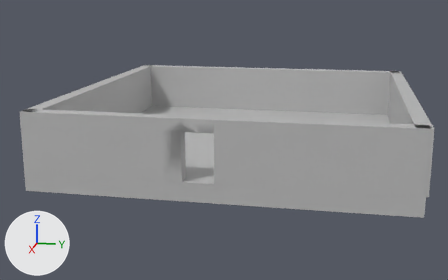
Before and after pictures for a commit that changed the FBX model Mazingo/Mazingo/Assets/Models/Unfinished Models/BigArea DeadEnd.fbx.
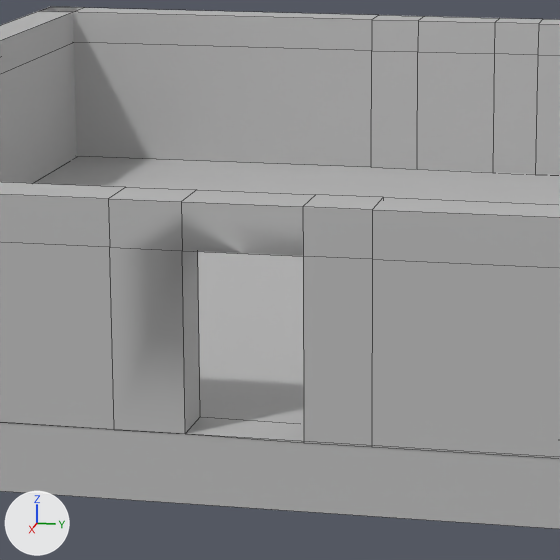
There are two pictures of each version: one whole from a 50 mm camera at (38.33, -20.27, 9.83) aimed at (0.56, -27.82, 0.39), one close up on the part from 29% to 64% of the width and 23% to 77% of the height. Arrows for +X, +Y and +Z are at lower left; the lights stay in place. The close-ups show mesh edges as thin lines. Where no turn or scale is listed for an object, it has been applied to the vertices.
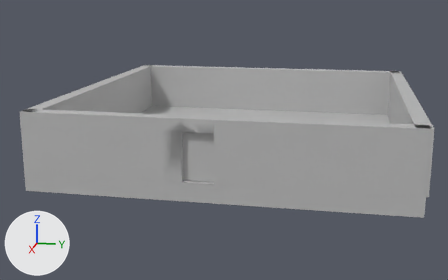
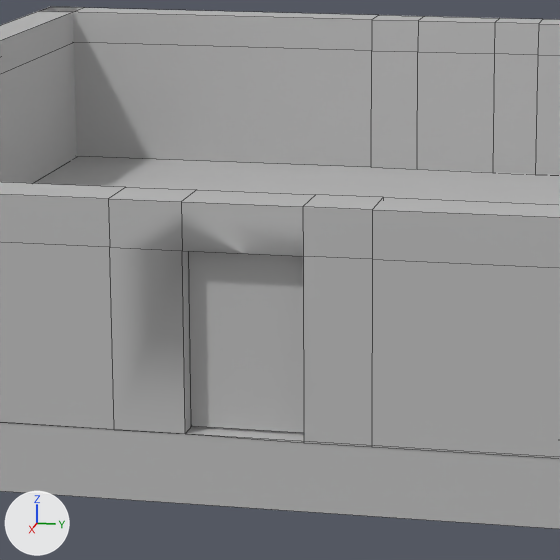
The newer file is also turned or shifted as a whole; pictures and numbers use the older file's frame.

What differs and where, as boxes [x1, y1, x2, y2] in the close-ups (560 x 560 px):
'pasted__pasted__pasted__pasted__Door', added: after [188, 251, 304, 433]

What the commit changed:
Mesh me_mesh_001 is new.
It is a box spanning x -0.04..0.04, y -0.83..0.84, z -0.5..2.04.
It uses material mat_lambert1 (grey #bcbcbc).
Object 'pasted__pasted__pasted__pasted__Door' (ob_pasted__pasted__pasted__pasted__door) is new; it shows me_mesh_001.
Its location is (9.7, -27.23, 1.02).
